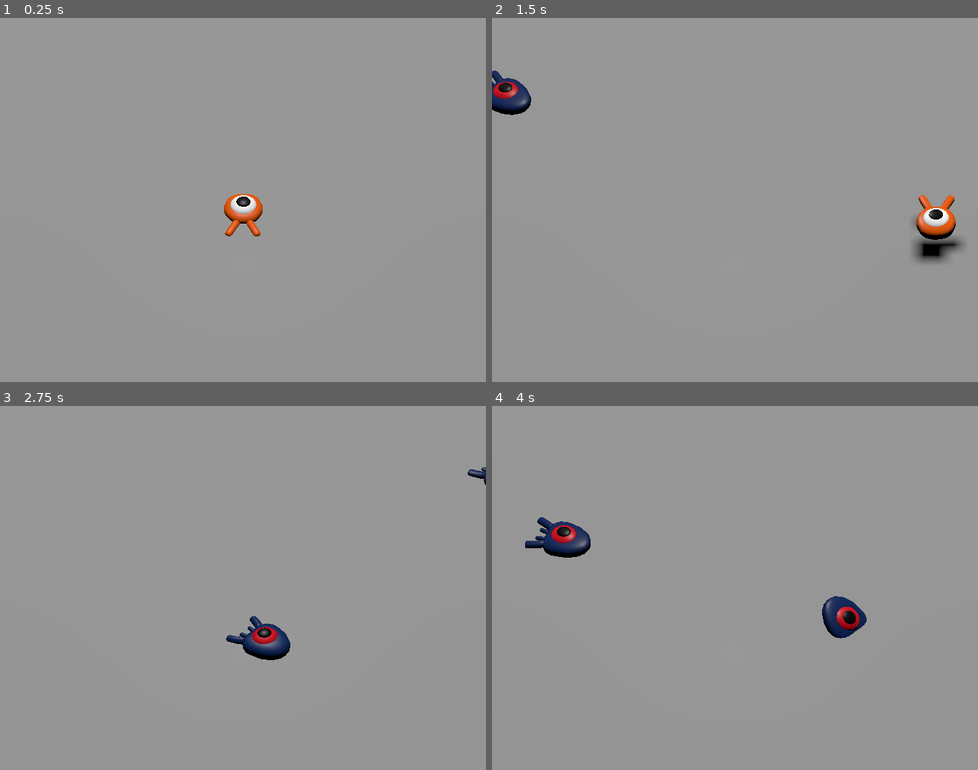
Above: before the commit, frames 1-4 (two rows, left to right).
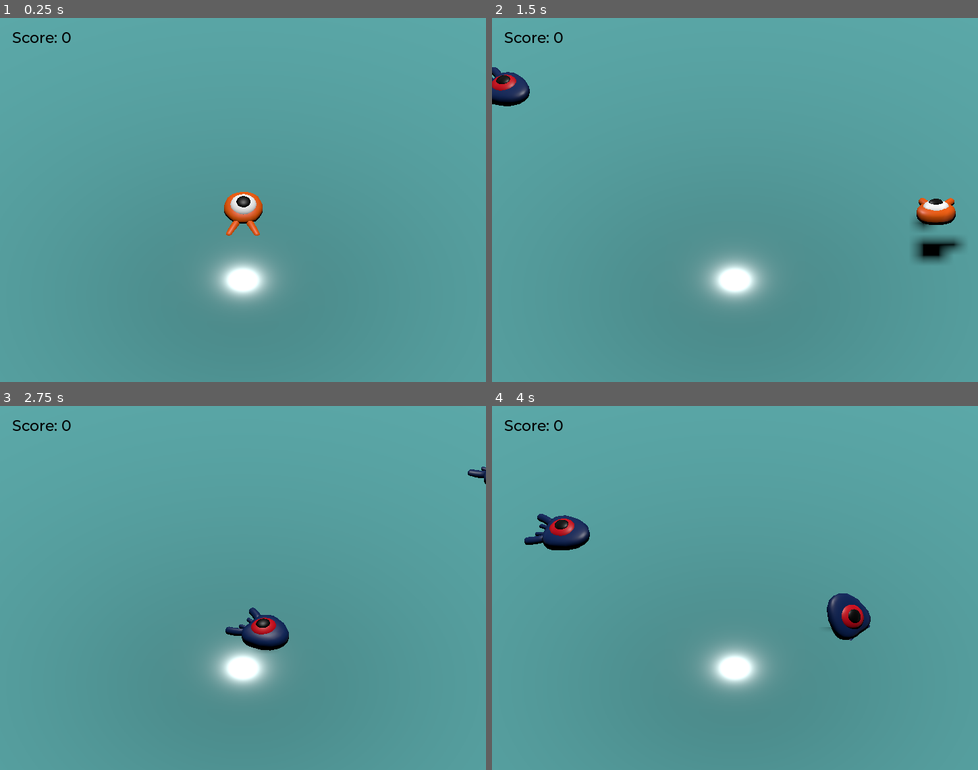
Above: after the commit, the same moments.

Repository: gabecorso/test-godot-3d
Game: Godot game, scene res://main.tscn
The game is run twice, just before and just after one commit, with the same random seed, the same clock (stepped at 60 frames per second) and the same inputs.
Inputs:
- Up to frame 1 (0.25 s): no input
- Up to frame 2 (1.5 s): tap Enter (ui_accept) at 0.5 s; hold D (move_right) 0.53-1.28 s; hold Enter (ui_accept) 0.53-1.28 s; tap Space (jump) at 0.77, 0.8, 1.07, 1.35 s; hold Down (move_back) from 1.28 s (still down)
- Up to frame 3 (2.75 s): tap Space (jump) at 1.52, 1.82, 2.3 s; tap Enter (ui_accept) at 1.55 s; release Down (move_back) at 2.03 s; hold D (move_right) from 2.03 s (still down); hold Enter (ui_accept) from 2.03 s (still down)
- Up to frame 4 (4 s): release D (move_right) at 2.78 s; release Enter (ui_accept) at 2.78 s; hold Up (move_forward) 2.78-3.53 s; tap Enter (ui_accept) at 2.85 s; tap Space (jump) at 3.02, 3.32, 3.6, 3.77 s; hold Left (move_left) from 3.53 s (still down)

The runs differ from the first frame. In frame 1, 99% of the frame differs, in the area x 0-100%, y 0-100%; in frame 2, 100%; in frame 3, 100%; in frame 4, 99%.

Commit message:
add ui and music 2

Diff:
--- a/Mob.gd
+++ b/Mob.gd
@@ -28,7 +28,7 @@
 	#rotate the velocity vecor based on the mob's y rotation
 	# to move the direction the mob is looking
 	velocity = velocity.rotated(Vector3.UP, rotation.y)
-
+	$AnimationPlayer.speed_scale = random_speed / min_speed
 
 func _on_visible_on_screen_notifier_3d_screen_exited():
 	queue_free()
--- /dev/null
+++ b/ScoreLabel.gd
@@ -0,0 +1,17 @@
+extends Label
+
+
+var score = 0
+
+# Called when the node enters the scene tree for the first time.
+func _ready():
+	pass # Replace with function body.
+
+
+# Called every frame. 'delta' is the elapsed time since the previous frame.
+func _process(delta):
+	pass
+
+func _on_mob_squashed():
+	score += 1
+	text = "Score: %s" % score
--- a/main.gd
+++ b/main.gd
@@ -3,7 +3,7 @@
 @export var mob_scene: PackedScene
 # Called when the node enters the scene tree for the first time.
 func _ready():
-	pass # Replace with function body.
+	$UserInterface/Retry.hide()
 
 
 # Called every frame. 'delta' is the elapsed time since the previous frame.
@@ -27,6 +27,15 @@
 	#spawn the mob by adding it to the main scene
 	add_child(mob)
 
+	#connect mob to the score label to update it on death
+	mob.squashed.connect($UserInterface/ScoreLabel._on_mob_squashed.bind())
+
 
 func _on_player_hit():
 	$MobTimer.stop()
+	$UserInterface/Retry.show()
+
+func _unhandled_input(event):
+	if event.is_action_pressed("ui_accept") and $UserInterface/Retry.visible:
+		#retart the current scene
+		get_tree().reload_current_scene()
--- /dev/null
+++ b/main.gdshader
@@ -0,0 +1,14 @@
+shader_type spatial;
+
+void vertex() {
+	// Called for every vertex the material is visible on.
+}
+
+void fragment() {
+	// Called for every pixel the material is visible on.
+}
+
+//void light() {
+	// Called for every pixel for every light affecting the material.
+	// Uncomment to replace the default light processing function with this one.
+//}
--- a/main.tscn
+++ b/main.tscn
@@ -1,13 +1,26 @@
-[gd_scene load_steps=9 format=3 uid="uid://dy7qfvmdq20kv"]
+[gd_scene load_steps=14 format=3 uid="uid://dy7qfvmdq20kv"]
 
 [ext_resource type="Script" path="res://main.gd" id="1_ivpol"]
 [ext_resource type="PackedScene" uid="uid://drbcb1t6y0fjn" path="res://player.tscn" id="1_krqql"]
 [ext_resource type="PackedScene" uid="uid://r32ausq1223i" path="res://mob.tscn" id="2_jmtj0"]
+[ext_resource type="FontFile" uid="uid://dx6wfq0ytbmdl" path="res://fonts/Montserrat-Medium.ttf" id="4_lkhss"]
+[ext_resource type="Script" path="res://ScoreLabel.gd" id="5_02epj"]
 
 [sub_resource type="BoxShape3D" id="BoxShape3D_iflps"]
 size = Vector3(60, 2, 60)
 
+[sub_resource type="ImageTexture" id="ImageTexture_t5i8k"]
+
+[sub_resource type="StandardMaterial3D" id="StandardMaterial3D_vvgy2"]
+albedo_color = Color(0.552941, 1, 1, 1)
+metallic = 1.0
+metallic_texture = SubResource("ImageTexture_t5i8k")
+emission_enabled = true
+rim_enabled = true
+clearcoat_enabled = true
+
 [sub_resource type="BoxMesh" id="BoxMesh_4xrjl"]
+material = SubResource("StandardMaterial3D_vvgy2")
 size = Vector3(60, 2, 60)
 
 [sub_resource type="StandardMaterial3D" id="StandardMaterial3D_i8s1u"]
@@ -22,6 +35,10 @@
 "tilts": PackedFloat32Array(0, 0, 0, 0, 0)
 }
 point_count = 5
+
+[sub_resource type="Theme" id="Theme_omjtt"]
+default_font = ExtResource("4_lkhss")
+default_font_size = 22
 
 [node name="Main" type="Node"]
 script = ExtResource("1_ivpol")
@@ -50,6 +67,7 @@
 transform = Transform3D(1, 0, 0, 0, 0.707107, 0.707107, 0, -0.707107, 0.707107, 0, 6.99518, 6.248)
 projection = 1
 size = 19.0
+near = 0.092
 
 [node name="Cylinders" type="Node3D" parent="."]
 
@@ -73,11 +91,54 @@
 curve = SubResource("Curve3D_q3r7x")
 
 [node name="SpawnLocation" type="PathFollow3D" parent="SpawnPath"]
-transform = Transform3D(0.11219, 0, -0.993687, 0, 1, 0, 0.993687, 0, 0.11219, -16.9013, 0, -14.668)
+transform = Transform3D(0.112191, 0, -0.993687, 0, 1, 0, 0.993687, 0, 0.112191, -16.9013, 0, -14.668)
 
 [node name="MobTimer" type="Timer" parent="."]
 wait_time = 0.5
 autostart = true
 
+[node name="UserInterface" type="Control" parent="."]
+layout_mode = 3
+anchors_preset = 15
+anchor_right = 1.0
+anchor_bottom = 1.0
+grow_horizontal = 2
+grow_vertical = 2
+
+[node name="ScoreLabel" type="Label" parent="UserInterface"]
+layout_mode = 0
+offset_left = 18.0
+offset_top = 15.0
+offset_right = 79.0
+offset_bottom = 38.0
+theme = SubResource("Theme_omjtt")
+theme_override_colors/font_color = Color(0, 0, 0, 1)
+text = "Score: 0"
+script = ExtResource("5_02epj")
+
+[node name="Retry" type="ColorRect" parent="UserInterface"]
+layout_mode = 1
+anchors_preset = 15
+anchor_right = 1.0
+anchor_bottom = 1.0
+grow_horizontal = 2
+grow_vertical = 2
+color = Color(0.113725, 0.113725, 0.113725, 0.505882)
+
+[node name="retryLabel" type="Label" parent="UserInterface/Retry"]
+layout_mode = 1
+anchors_preset = 8
+anchor_left = 0.5
+anchor_top = 0.5
+anchor_right = 0.5
+anchor_bottom = 0.5
+offset_left = -75.0
+offset_top = -11.5
+offset_right = 75.0
+offset_bottom = 11.5
+grow_horizontal = 2
+grow_vertical = 2
+text = "Press Enter to retry"
+
 [connection signal="hit" from="Player" to="." method="_on_player_hit"]
 [connection signal="timeout" from="MobTimer" to="." method="_on_mob_timer_timeout"]
--- a/mob.tscn
+++ b/mob.tscn
@@ -1,10 +1,43 @@
-[gd_scene load_steps=4 format=3 uid="uid://r32ausq1223i"]
+[gd_scene load_steps=6 format=3 uid="uid://r32ausq1223i"]
 
 [ext_resource type="Script" path="res://Mob.gd" id="1_hipmm"]
 [ext_resource type="PackedScene" uid="uid://cn1onbba4rpo8" path="res://art/mob.glb" id="2_i4tft"]
 
 [sub_resource type="BoxShape3D" id="BoxShape3D_2opn7"]
 size = Vector3(1.7395, 0.924179, 2.03995)
+
+[sub_resource type="Animation" id="Animation_2bnlg"]
+resource_name = "float"
+loop_mode = 1
+tracks/0/type = "value"
+tracks/0/imported = false
+tracks/0/enabled = true
+tracks/0/path = NodePath("Pivot/Character:position")
+tracks/0/interp = 1
+tracks/0/loop_wrap = true
+tracks/0/keys = {
+"times": PackedFloat32Array(0.3, 0.7, 1.2),
+"transitions": PackedFloat32Array(0.420448, 2.14355, 1.07177),
+"update": 0,
+"values": [Vector3(0, 0, 0), Vector3(0, 0.65, 0), Vector3(0, 0.35, 0)]
+}
+tracks/1/type = "value"
+tracks/1/imported = false
+tracks/1/enabled = true
+tracks/1/path = NodePath("Pivot/Character:rotation")
+tracks/1/interp = 1
+tracks/1/loop_wrap = true
+tracks/1/keys = {
+"times": PackedFloat32Array(0.1, 0.5, 1.2),
+"transitions": PackedFloat32Array(0.420448, 0.420448, 1.07177),
+"update": 0,
+"values": [Vector3(0, 0, 0), Vector3(0.139626, 0, 0), Vector3(-0.15708, 0, 0)]
+}
+
+[sub_resource type="AnimationLibrary" id="AnimationLibrary_syju1"]
+_data = {
+"float": SubResource("Animation_2bnlg")
+}
 
 [node name="Mob" type="CharacterBody3D" groups=["mob"]]
 collision_layer = 2
@@ -14,6 +47,7 @@
 [node name="Pivot" type="Node3D" parent="."]
 
 [node name="Character" parent="Pivot" instance=ExtResource("2_i4tft")]
+transform = Transform3D(1, 0, 0, 0, 1, -0.000361472, 0, 0.000361472, 1, 0, 0.444074, 0)
 
 [node name="CollisionShape3D" type="CollisionShape3D" parent="."]
 transform = Transform3D(1, 0, 0, 0, 1, 0, 0, 0, 1, 0.0145264, 0.339195, 0.0311127)
@@ -22,4 +56,10 @@
 [node name="VisibleOnScreenNotifier3D" type="VisibleOnScreenNotifier3D" parent="."]
 aabb = AABB(-1.15554, -1.02678, -1.99141, 2.31108, 2.05356, 3.98283)
 
+[node name="AnimationPlayer" type="AnimationPlayer" parent="."]
+libraries = {
+"": SubResource("AnimationLibrary_syju1")
+}
+autoplay = "float"
+
 [connection signal="screen_exited" from="VisibleOnScreenNotifier3D" to="." method="_on_visible_on_screen_notifier_3d_screen_exited"]
--- /dev/null
+++ b/music_player.tscn
@@ -0,0 +1,7 @@
+[gd_scene load_steps=2 format=3 uid="uid://bok8qntu43tg6"]
+
+[ext_resource type="AudioStream" uid="uid://c0icnh7pvi4k4" path="res://marbleZoneLoFi.wav" id="1_tnfrw"]
+
+[node name="MusicPlayer" type="AudioStreamPlayer"]
+stream = ExtResource("1_tnfrw")
+autoplay = true
--- a/player.gd
+++ b/player.gd
@@ -33,10 +33,14 @@
 		direction.z -= 1
 
 	if direction != Vector3.ZERO:
+
 		direction = direction.normalized() #normalize the vector to account for diagonal movement
 		# setting the basis property will affect the rotation of the node
 		$Pivot.basis = Basis.looking_at(direction)
 
+		$AnimationPlayer.speed_scale = 2.5
+	else:
+		$AnimationPlayer.speed_scale = 1
 	#ground velocity
 	target_velocity.x = direction.x * speed
 	target_velocity.z = direction.z * speed
@@ -72,6 +76,7 @@
 				# prevent duplicate calls
 				break
 	move_and_slide()
+	$Pivot.rotation.x = PI / 6 * velocity.y / jump_impulse
 
 func die():
 	hit.emit()
--- a/player.tscn
+++ b/player.tscn
@@ -8,6 +8,68 @@
 
 [sub_resource type="CylinderShape3D" id="CylinderShape3D_2777n"]
 height = 1.0
+
+[sub_resource type="Animation" id="Animation_locnq"]
+length = 0.001
+tracks/0/type = "value"
+tracks/0/imported = false
+tracks/0/enabled = true
+tracks/0/path = NodePath("Pivot/Character:position")
+tracks/0/interp = 1
+tracks/0/loop_wrap = true
+tracks/0/keys = {
+"times": PackedFloat32Array(0),
+"transitions": PackedFloat32Array(1),
+"update": 0,
+"values": [Vector3(0, 0, 0)]
+}
+tracks/1/type = "value"
+tracks/1/imported = false
+tracks/1/enabled = true
+tracks/1/path = NodePath("Pivot/Character:rotation")
+tracks/1/interp = 1
+tracks/1/loop_wrap = true
+tracks/1/keys = {
+"times": PackedFloat32Array(0),
+"transitions": PackedFloat32Array(1),
+"update": 0,
+"values": [Vector3(0, 0, 0)]
+}
+
+[sub_resource type="Animation" id="Animation_capqq"]
+resource_name = "float"
+length = 1.2
+loop_mode = 1
+tracks/0/type = "value"
+tracks/0/imported = false
+tracks/0/enabled = true
+tracks/0/path = NodePath("Pivot/Character:position")
+tracks/0/interp = 1
+tracks/0/loop_wrap = true
+tracks/0/keys = {
+"times": PackedFloat32Array(0.3, 0.7, 1.2),
+"transitions": PackedFloat32Array(0.420448, 2.14355, 1.07177),
+"update": 0,
+"values": [Vector3(0, 0, 0), Vector3(0, 0.65, 0), Vector3(0, 0.35, 0)]
+}
+tracks/1/type = "value"
+tracks/1/imported = false
+tracks/1/enabled = true
+tracks/1/path = NodePath("Pivot/Character:rotation")
+tracks/1/interp = 1
+tracks/1/loop_wrap = true
+tracks/1/keys = {
+"times": PackedFloat32Array(0.1, 0.5, 1.2),
+"transitions": PackedFloat32Array(0.420448, 0.420448, 1.07177),
+"update": 0,
+"values": [Vector3(0, 0, 0), Vector3(0.139626, 0, 0), Vector3(-0.15708, 0, 0)]
+}
+
+[sub_resource type="AnimationLibrary" id="AnimationLibrary_q03l7"]
+_data = {
+"RESET": SubResource("Animation_locnq"),
+"float": SubResource("Animation_capqq")
+}
 
 [node name="Player" type="CharacterBody3D"]
 collision_mask = 6
@@ -30,4 +92,10 @@
 transform = Transform3D(1.75394, 0, 0, 0, 0.206063, 0, 0, 0, 2.06144, 0.154855, 0.501099, -0.000154614)
 shape = SubResource("CylinderShape3D_2777n")
 
+[node name="AnimationPlayer" type="AnimationPlayer" parent="."]
+libraries = {
+"": SubResource("AnimationLibrary_q03l7")
+}
+autoplay = "float"
+
 [connection signal="body_entered" from="MobDetector" to="." method="_on_mob_detector_body_entered"]
--- a/project.godot
+++ b/project.godot
@@ -14,6 +14,10 @@
 run/main_scene="res://main.tscn"
 config/features=PackedStringArray("4.2", "Forward Plus")
 config/icon="res://icon.svg"
+
+[autoload]
+
+MusicPlayer="*res://music_player.tscn"
 
 [display]
 
Not shown, added: marbleZoneLoFi.wav.import
Not shown: 1 places in player.tscn that only renumber resources
Not shown, added: marbleZoneLoFi.wav
